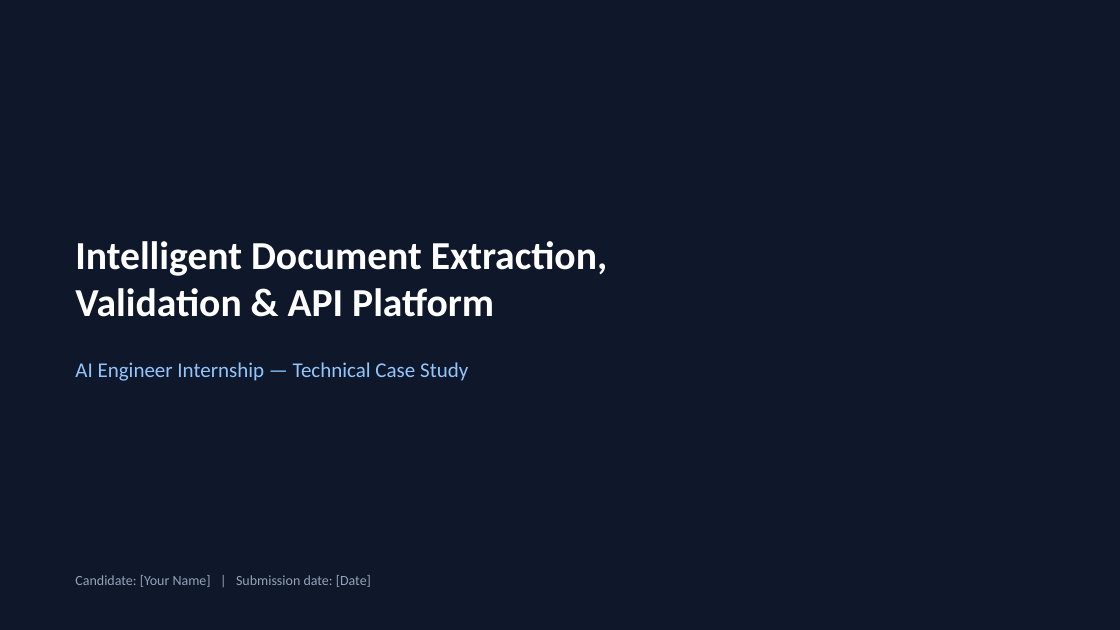
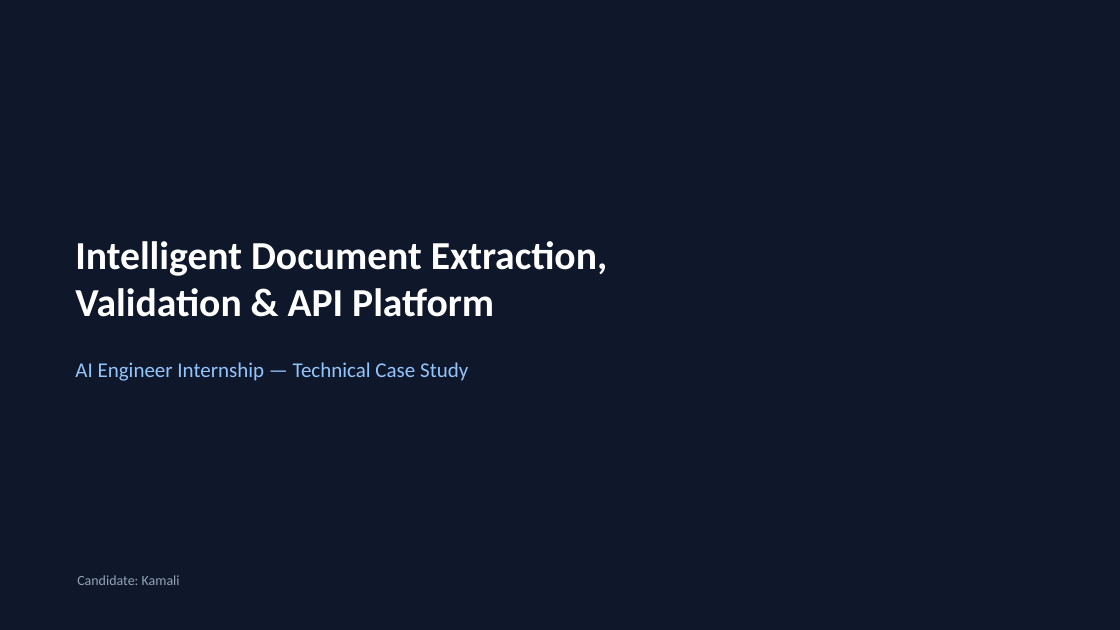
Before and after one commit to kamaliponnam-hash/document-intelligence-platform, a slide deck: slide 1 of docs/solution_presentation.pptx. Drawn at 1120x630 pixels with LibreOffice and Linux fonts; fonts in the diff are those of the drawing. Boxes give left, top, right and bottom in pixels: in the first picture for what was removed or moved away, otherwise in the second. Text is boxed around its words. In the diff, an @@ line names an element or a change of style, - is before the commit and + after.

Commit message:
Add name to solution presentation

```diff
--- a/docs/solution_presentation.pptx
+++ b/docs/solution_presentation.pptx
@@ text at <box>77,575,180,585</box>: text changed @@
-Candidate: [Your Name] | Submission date: [Date]
+Candidate: Kamali
```
